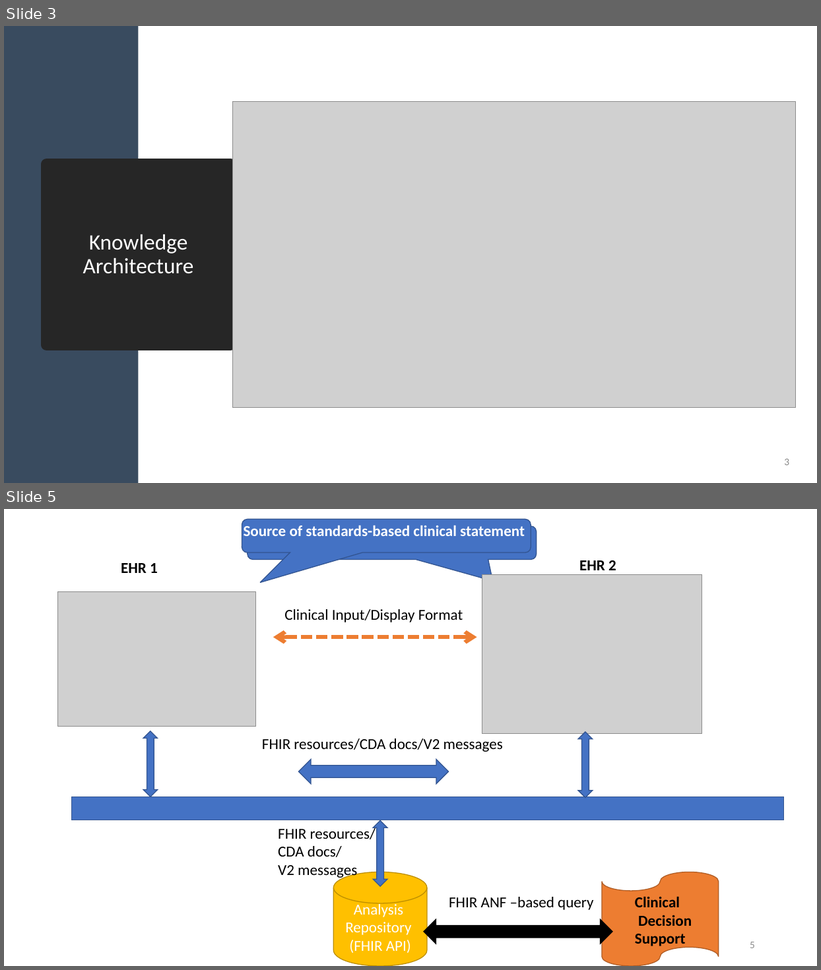
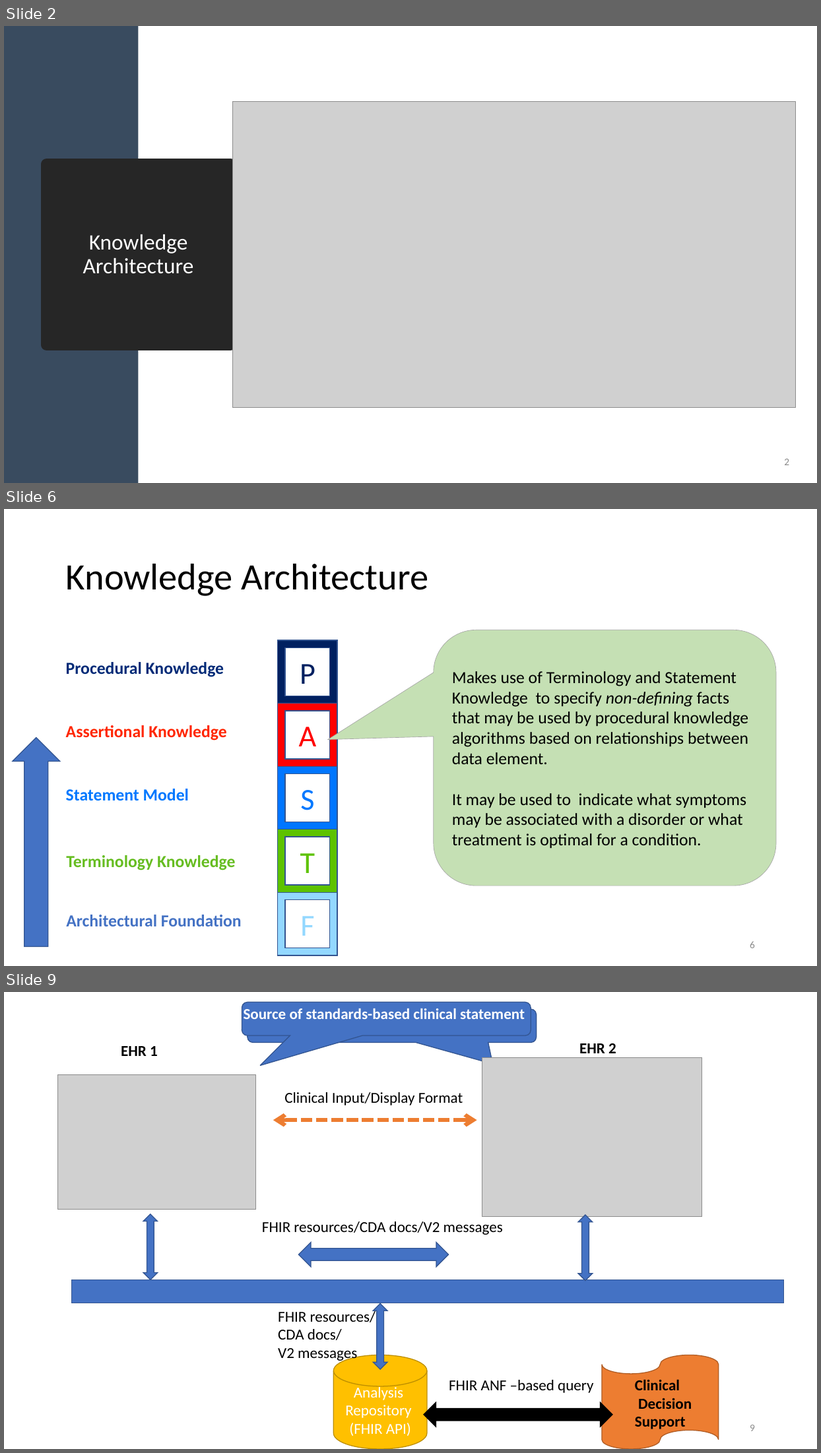
Before and after one commit to HL7/ANF, a slide deck: src/main/uml/doc/ANF Reference Model.pptx. Shown one above the other, each under a label of ours: slides 3 and 5 before the commit, slides 2, 6 and 9 after it; the slides between them are not shown. The pictures are 821x970 and 821x1453 pixels, drawn with LibreOffice and Linux fonts; fonts in the diff are those of the drawing; grey boxes stand for pictures. Boxes give left, top, right and bottom in pixels: in the first picture for what was removed or moved away, otherwise in the second. Text is boxed around its words. In the diff, an @@ line names an element or a change of style, - is before the commit and + after.

Commit message:
Updated foundational model

```diff
--- a/src/main/uml/doc/ANF Reference Model.pptx
+++ b/src/main/uml/doc/ANF Reference Model.pptx
@@ slide 6 added at [4, 509, 817, 966], background #FFFFFF @@
@@ title added at [66, 563, 429, 596], 44 pt, text #000000 @@
+Knowledge Architecture
@@ rounded speech box added at [434, 630, 776, 886], fill #C5E0B4, outline #A5A5A5 0.5 pt, 20 pt, text #000000 @@
+Makes use of Terminology and Statement Knowledge to specify non-defining facts that may be used by procedural knowledge algorithms based on relationships between data element.
+It may be used to indicate what symptoms may be associated with a disorder or what treatment is optimal for a condition.
@@ group added at [66, 641, 338, 956]: 5 frames, 5 texts @@
+P
+A
+S
+T
+F
+Terminology Knowledge
+Architectural Foundation
+Statement Model
+Assertional Knowledge
+Procedural Knowledge
@@ up arrow added at [13, 738, 60, 947], fill #4472C4, outline #325491 1 pt @@
@@ page number added at [750, 941, 755, 949], 12 pt, text #8C8C8C @@
+6
@@ what was slide 3 is now slide 2 @@
@@ page number at [784, 459, 789, 466]: text changed @@
-3
+2
@@ what was slide 5 is now slide 9 @@
@@ page number at [750, 1425, 755, 1432]: text changed @@
-5
+9
```
Also in this commit, not shown: 6 other slides added, 8 slides removed, 1 other file.
